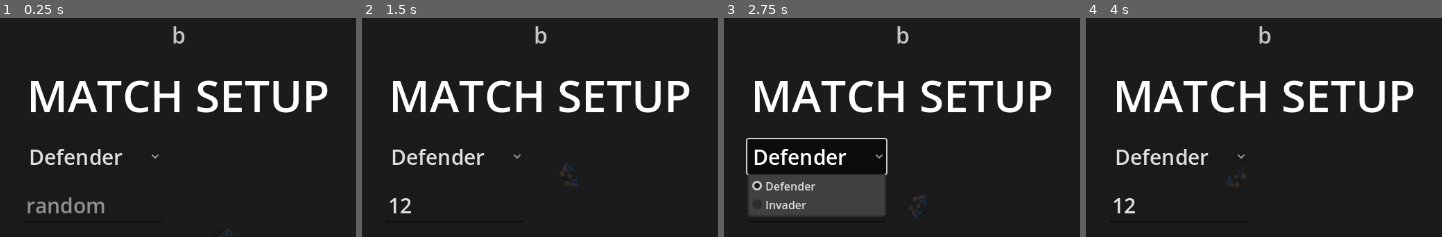
Above: before the commit, frames 1-4 (left to right).
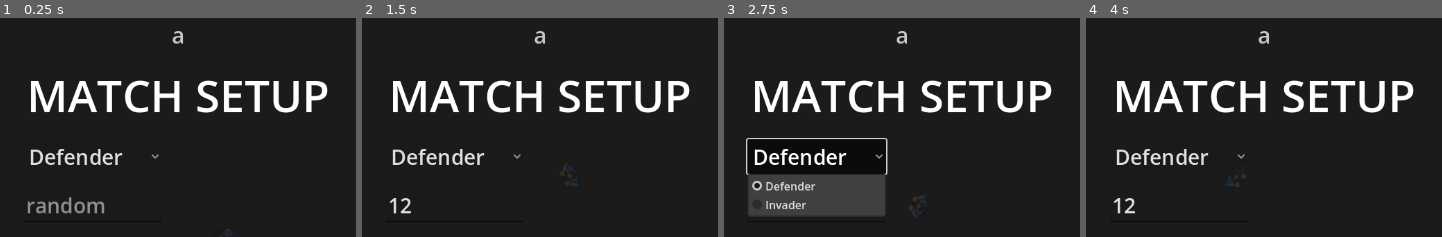
Above: after the commit, the same moments.

Repository: AnthonyThomasson/Example-Godot
Game: Godot game, scene res://scenes/main.tscn
Two runs of this game, one before a commit and one after it. Both use one fixed random seed, a clock stepped at 60 frames per second and the inputs below.
Inputs (mouse positions are % of the whole screen's width and height, from its top left):
- Up to frame 1 (0.25 s): no input
- Up to frame 2 (1.5 s): click (36, 50) at 0.52 s; type "12" at 0.6 s; click "Start" at 1.25 s
- Up to frame 3 (2.75 s): click "Defender" at 2 s
- Up to frame 4 (4 s): click "Random" at 2.75 s; click "Random" at 3.5 s
The pictures show only the part of the screen within x 23-73%, y 8-57%; the shares and areas given below are measured in that part.

The runs differ from the first frame. In frame 1, 0.2% of the frame differs, in the area x 48-52%, y 3-12%; in frame 2, 0.2%; in frame 3, 0.2%; in frame 4, 0.2%.

Commit message:
Ask for the fallen trunk's art at whole pixels, so it is painted once instead of every frame
A fallen or crouched body's trunk art was requested at the spine's exact length, which changes a little every
frame as the ragdoll flexes, so each frame asked for a texture never seen before: it was painted (about 0.5 ms) and
kept in the static cache for good (957 trunk textures in one fall of ten bodies). The limbs already round their
size; the trunk now does too, for the texture only (the drawing still maps it over the exact length). The
grain painted into it is now steady, where it was re-rolled with every new size.

The death stress test is now a whole 5v5 dying at once (ten bodies, was 36). The 36 fell in 57 ms a frame before
this and 45 after; the ten fall in about 13.

Co-Authored-By: Claude Sonnet 5.5 <noreply@anthropic.com>

Diff:
--- a/scenes/character/body/character_visuals.gd
+++ b/scenes/character/body/character_visuals.gd
@@ -762,12 +762,15 @@
 	var ay := _flat(y3)
 	var size: Vector2 = best["size"]
 	var angle := ay.angle() - PI * 0.5 if ay.length() > 0.05 else ax.angle()  # The art's turn.
+	# The art is asked for at whole pixels, as the limbs' is (`_draw_segment`): the spine's length changes a little every frame
+	# as the ragdoll flexes, and a size that is never the same twice paints (and caches) a new texture every frame.
+	var art_size := Vector2(roundf(size.x), roundf(size.y))
 	var tex: Texture2D
 	if best["kind"] == "top":
-		tex = PixelArt.render_turned(BodyPainter, size, body_color, PixelArt.snap_angle(angle), "fabric",
+		tex = PixelArt.render_turned(BodyPainter, art_size, body_color, PixelArt.snap_angle(angle), "fabric",
 			{ "backpack": backpack, "pack": pack_color })
 	else:
-		tex = PixelArt.render_turned(TorsoPainter, size, body_color, PixelArt.snap_angle(angle), "fabric",
+		tex = PixelArt.render_turned(TorsoPainter, art_size, body_color, PixelArt.snap_angle(angle), "fabric",
 			{ "face": best["kind"], "pants": pants_color, "backpack": backpack, "pack": pack_color })
 	return { "texture": tex, "center": _flat(best["centre"]), "x": ax, "y": ay, "size": size }
 
--- a/tests/perf/crowd_deaths_stress_test.gd
+++ b/tests/perf/crowd_deaths_stress_test.gd
@@ -1,26 +1,28 @@
 extends GameTest
 
-## Performance guard: a crowd of characters is killed in one frame. Their ragdolls fall and settle
-## (the 3D solver with wall sweeps), blood sprays and bleeds out. Frame cost stays within budget, every
-## body comes to rest, and the world is not left with runaway objects.
+## Performance guard: a whole 5v5 match (ten characters) is killed in one frame, the worst thing that can happen to
+## the frame time of a match. Their ragdolls fall and settle (the 3D solver with wall sweeps), blood sprays and bleeds
+## out. Frame cost stays within the smooth-match standard, every body comes to rest, and the world is not left with
+## runaway objects.
 
 const Perf := preload("res://tests/_perf/perf_probe.gd")
 
-const COLUMNS := 9
-const ROWS := 4
+const COLUMNS := 5
+const ROWS := 2
 const IDLE_FRAMES := 60
 const FALL_FRAMES := 240
 const SETTLE_TIMEOUT := 20.0
-# Frame budgets are the smooth-match standard (Perf.SMOOTH_*), idle and while the bodies fall (the frame the 36 deaths
-# are dealt in is not measured). Before the performance work (#13): idle ~15.5 (it was ~3.3 before the 3D rig and pose),
-# fall avg ~45 / p95 ~70 / max ~72 ms per frame, ~600 nodes added.
-const NODE_GROWTH := 1500
+# Frame budgets are the smooth-match standard (Perf.SMOOTH_*), idle and while the bodies fall (the frame the deaths are
+# dealt in is not measured). The crowd was 36 bodies (idle ~3.5 ms, falling avg ~57 / p95 ~90 / max ~92 ms before the
+# performance work, ~45 / 65 / 67 after); that is nearly four matches' worth, so it is now one match's: falling avg ~13 /
+# p95 ~18 / max ~21 ms, about 170 nodes added.
+const NODE_GROWTH := 600
 
 
 func describe() -> Dictionary:
 	return {
 		"name": "A crowd dying at once stays cheap",
-		"description": "36 characters are killed in one frame; frame cost while they fall stays within budget, all ragdolls settle, and node growth is bounded.",
+		"description": "Ten characters (a whole 5v5) are killed in one frame; frame cost while they fall stays within budget, all ragdolls settle, and node growth is bounded.",
 		"tags": ["ragdoll", "blood", "death"],
 		"timeout": 40.0,
 	}
